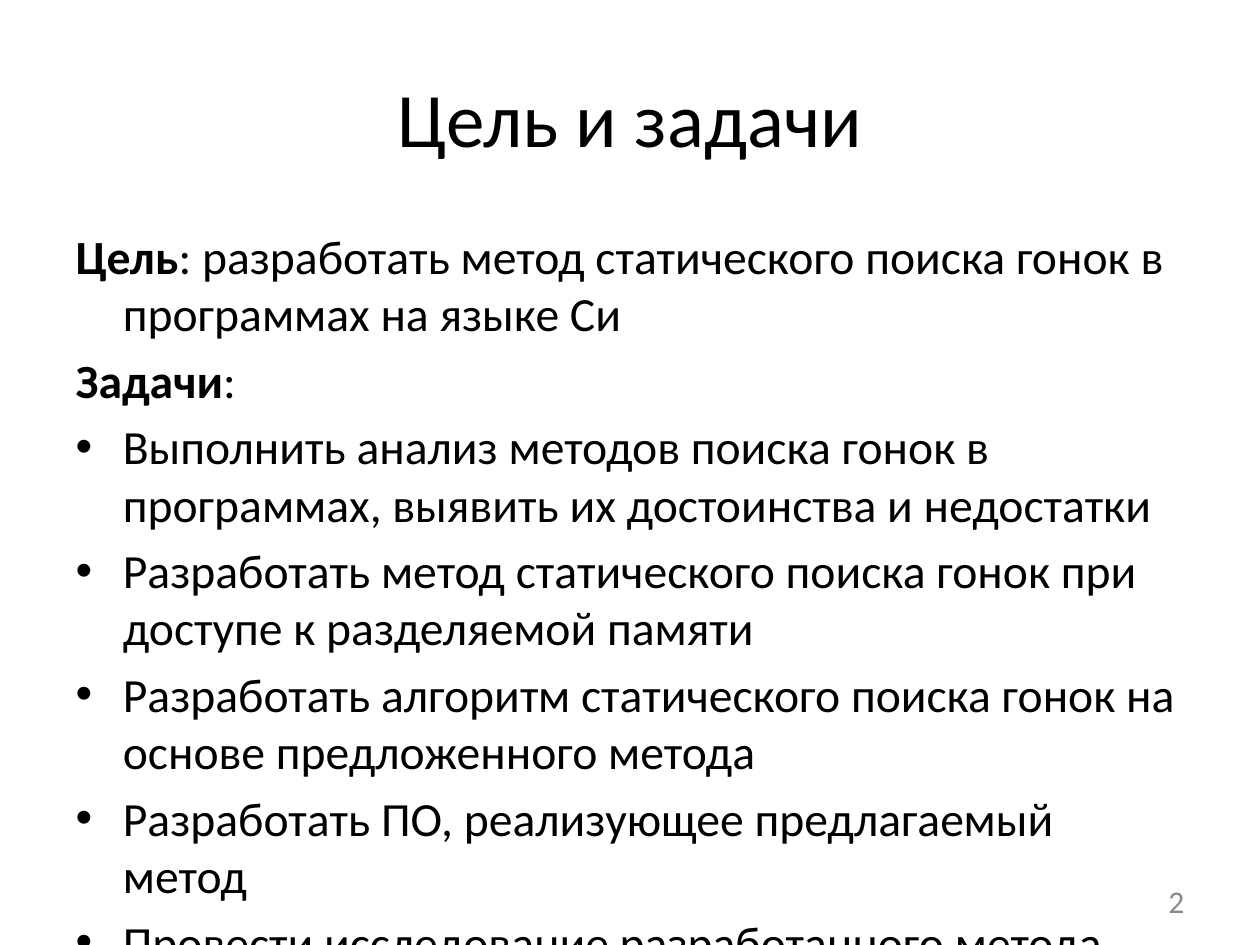
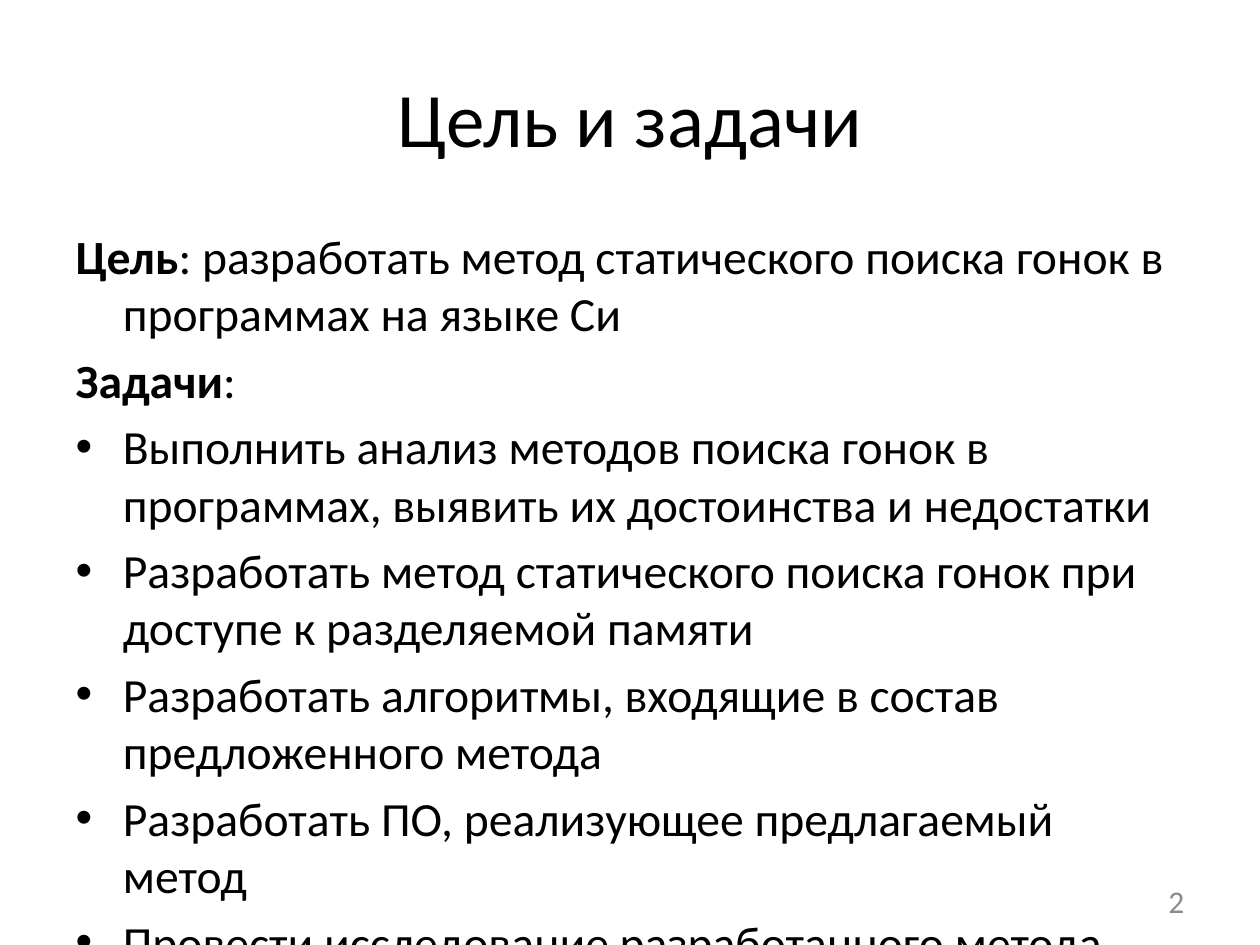
Before and after one commit to afrolovskiy/diplom, a slide deck: slide 2 of presentations/diplom/static race detection.pptx. Drawn at 1260x945 pixels with LibreOffice and Linux fonts; fonts in the diff are those of the drawing. Boxes give left, top, right and bottom in pixels: in the first picture for what was removed or moved away, otherwise in the second. Text is boxed around its words. In the diff, an @@ line names an element or a change of style, - is before the commit and + after.

```diff
--- a/presentations/diplom/static race detection.pptx
+++ b/presentations/diplom/static race detection.pptx
@@ text at <box>123,679,999,777</box>: text changed @@
-• Разработать алгоритм статического поиска гонок на основе предложенного метода
+• Разработать алгоритмы, входящие в состав предложенного метода
```
Also in this commit, not shown: 6 other slides changed, 7 other files.
